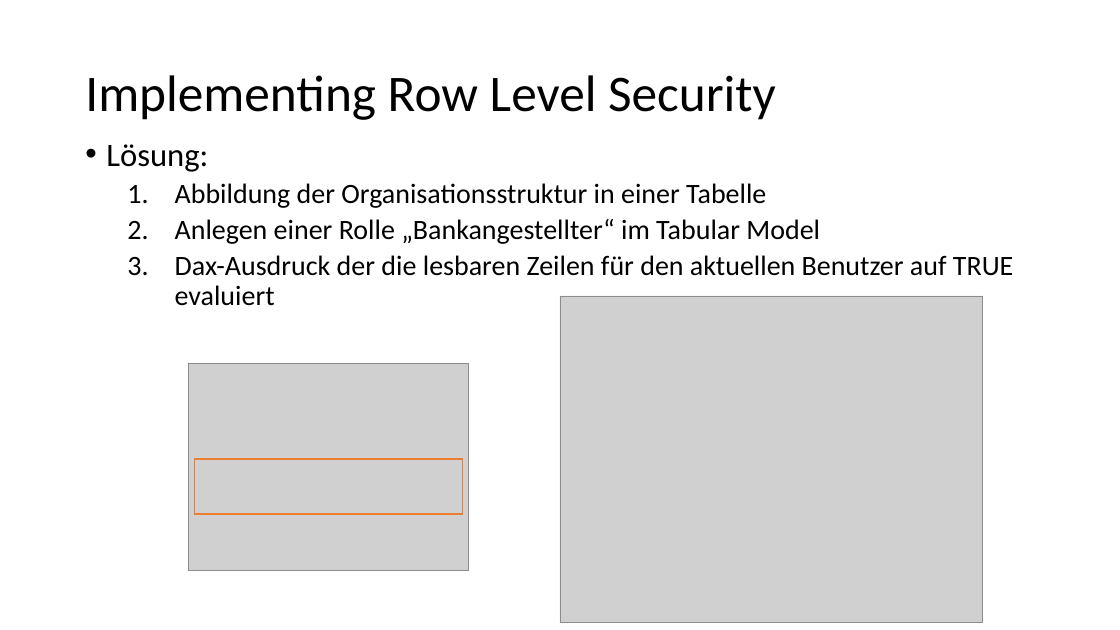
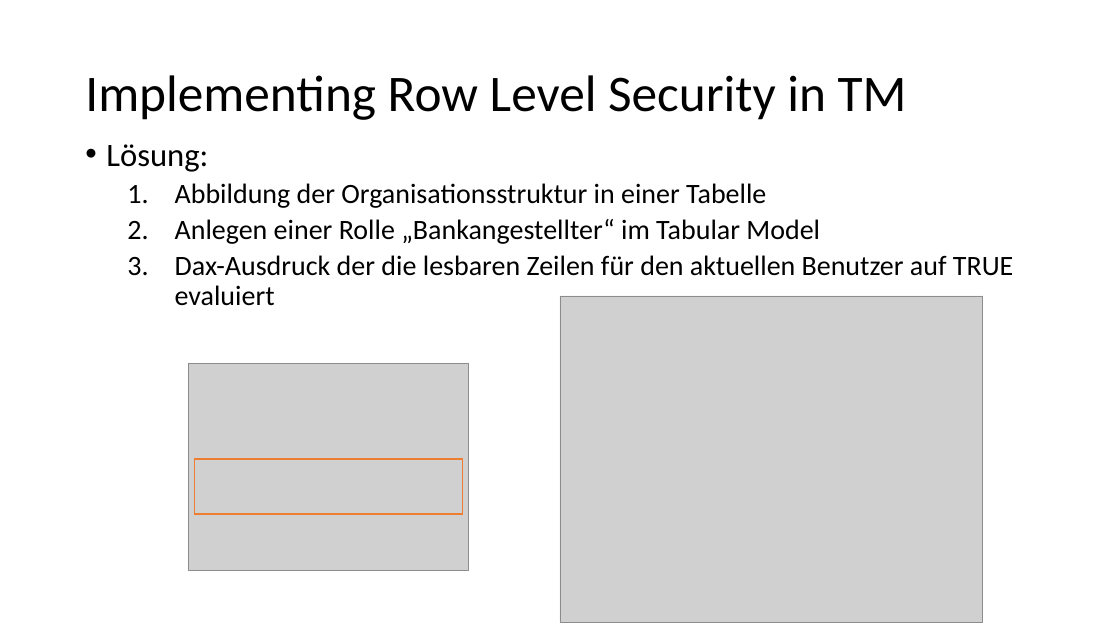
Before and after one commit to LukasSteindl/tabularmodelforfinance, a slide deck: slide 15 of Slides.pptx. Drawn at 1120x630 pixels with LibreOffice and Linux fonts; fonts in the diff are those of the drawing; grey boxes stand for pictures. Boxes give left, top, right and bottom in pixels: in the first picture for what was removed or moved away, otherwise in the second. Text is boxed around its words. In the diff, an @@ line names an element or a change of style, - is before the commit and + after.

Commit message:
added row level security für sql side and slides to for inmemory and direct query

```diff
--- a/Slides.pptx
+++ b/Slides.pptx
@@ title at (x1=85, y1=75, x2=907, y2=120): text changed @@
-Implementing Row Level Security
+Implementing Row Level Security in TM
```
Also in this commit, not shown: 3 other slides changed, 3 slides added, 2 slides removed, 1 other file.
